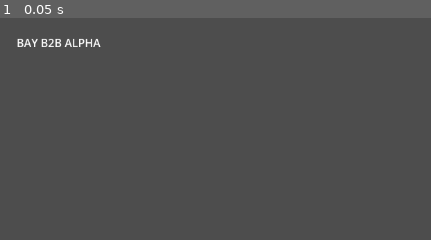
Above: before the commit, frame 1.
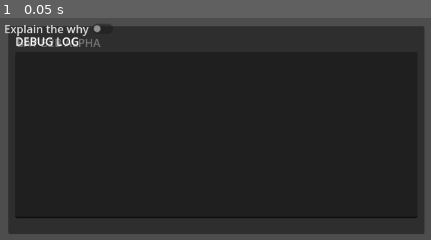
Above: after the commit, the same moment.

Repository: donotworryitisme-boop/wots-alpha
Game: Godot game, scene res://scenes/Main.tscn
The game is run twice, just before and just after one commit, with the same random seed, the same clock (stepped at 60 frames per second) and the same inputs.
Inputs:
- Up to frame 1 (0.05 s): no input

The runs differ from the first frame. In frame 1, 90% of the frame differs, in the area x 1-99%, y 2-98%.
Error before the commit: Parse Error: Unexpected "?" in source. If you want a ternary operator, use "truthy_value if true_condition else falsy_value". (res://core/feedback/FeedbackLaye…
Error after the commit: Invalid assignment of property or key 'button_pressed' with value of type 'bool' on a base object of type 'null instance'. (res://core/feedback/FeedbackLayer.g…

Commit message:
BAY-ALPHA006: Replace ternary operator in FeedbackLayer for Godot 4.5

Diff:
--- a/core/feedback/FeedbackLayer.gd
+++ b/core/feedback/FeedbackLayer.gd
@@ -22,7 +22,7 @@
 	# Record and display an event in the timeline.
 	events.append({"time": timestamp, "rule_id": rule_id, "waste": produces_waste})
 	var time_str: String = "%0.2f" % timestamp
-	var status: String = produces_waste ? "Waste" : "Good"
+	var status: String = "Waste" if produces_waste else "Good"
 	$RichTextLabel.append_bbcode("[b]" + time_str + "s[/b]: Rule " + str(rule_id) + " - " + status + "\n")
 	if not produces_waste:
 		$RichTextLabel.append_bbcode("[color=green]Good job! No waste produced.[/color]\n")
--- a/scenes/Main.gd
+++ b/scenes/Main.gd
@@ -8,20 +8,20 @@
 var feedback_layer: FeedbackLayer
 
 func _ready() -> void:
-    # Load debug overlay only in debug builds
-    if OS.is_debug_build():
-        var overlay = DEBUG_OVERLAY_SCENE.instantiate()
-        add_child(overlay)
+	# Load debug overlay only in debug builds
+	if OS.is_debug_build():
+		var overlay = DEBUG_OVERLAY_SCENE.instantiate()
+		add_child(overlay)
 
-    # Create and start session manager
-    session_manager = SessionManagerClass.new()
-    add_child(session_manager)
+	# Create and start session manager
+	session_manager = SessionManagerClass.new()
+	add_child(session_manager)
 
-    # Instantiate and add the feedback layer overlay
-    feedback_layer = FeedbackLayerScene.instantiate()
-    add_child(feedback_layer)
-    # Assign feedback layer to session manager
-    session_manager.feedback_layer = feedback_layer
+	# Instantiate and add the feedback layer overlay
+	feedback_layer = FeedbackLayerScene.instantiate()
+	add_child(feedback_layer)
+	# Assign feedback layer to session manager
+	session_manager.feedback_layer = feedback_layer
 
-    # Start the training session
-    session_manager.start_session()
+	# Start the training session
+	session_manager.start_session()
--- a/scenes/Main.tscn
+++ b/scenes/Main.tscn
@@ -1,11 +1,14 @@
-[gd_scene load_steps=3 format=3]
+[gd_scene load_steps=3 format=3 uid="uid://cti3ionhovfei"]
 
-[ext_resource type="PackedScene" path="res://ui/BayUI.tscn" id="1"]
-[ext_resource type="Script" path="res://scenes/Main.gd" id="2"]
+[ext_resource type="PackedScene" uid="uid://kc045vs43g0m" path="res://ui/BayUI.tscn" id="1"]
+[ext_resource type="Script" uid="uid://cydr7qb0ipqb1" path="res://scenes/Main.gd" id="2"]
 
 [node name="Main" type="Control"]
+layout_mode = 3
+anchors_preset = 15
 anchor_right = 1.0
 anchor_bottom = 1.0
 script = ExtResource("2")
 
 [node name="BayUI" parent="." instance=ExtResource("1")]
+layout_mode = 1
